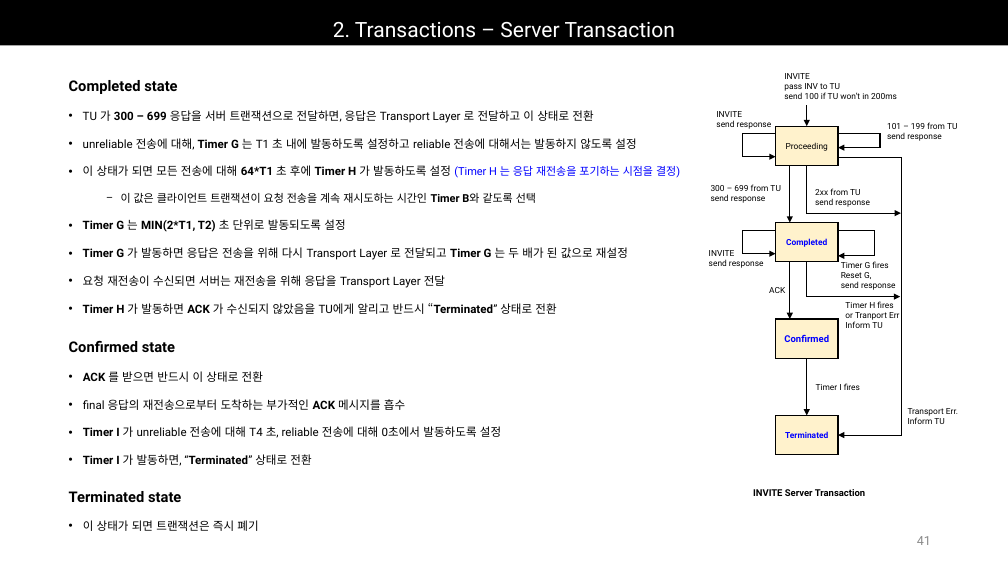
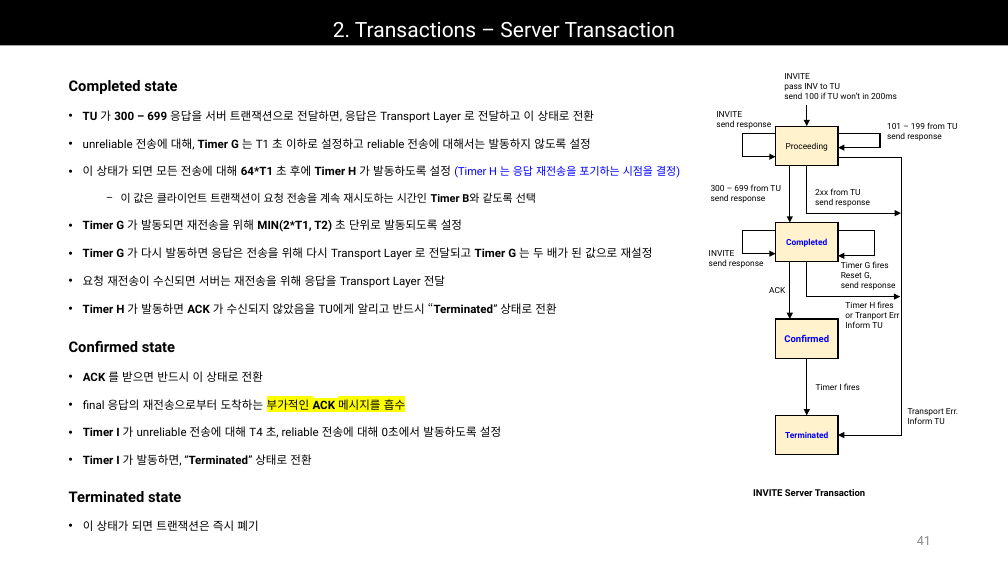
Before and after one commit to Epsilonely/SIP-Survey, a slide deck: slide 41 of 세미나 3차.pptx. Drawn at 1008x567 pixels with LibreOffice and Linux fonts; fonts in the diff are those of the drawing. Boxes give left, top, right and bottom in pixels: in the first picture for what was removed or moved away, otherwise in the second. Text is boxed around its words. In the diff, an @@ line names an element or a change of style, - is before the commit and + after.

```diff
--- a/세미나 3차.pptx
+++ b/세미나 3차.pptx
@@ text at box(83, 110, 594, 123): bold on in "TU" @@
@@ text at box(83, 138, 591, 150): text changed @@
-• unreliable 전송에 대해, Timer G 는 T1 초 내에 발동하도록 설정하고 reliable 전송에 대해서는 발동하지 않도록 설정
+• unreliable 전송에 대해, Timer G 는 T1 초 이하로 설정하고 reliable 전송에 대해서는 발동하지 않도록 설정
@@ text at box(83, 219, 653, 260): text changed @@
-• Timer G 는 MIN(2*T1, T2) 초 단위로 발동되도록 설정
-• Timer G 가 발동하면 응답은 전송을 위해 다시 Transport Layer 로 전달되고 Timer G 는 두 배가 된 값으로 재설정
+• Timer G 가 발동되면 재전송을 위해 MIN(2*T1, T2) 초 단위로 발동되도록 설정
+• Timer G 가 다시 발동하면 응답은 전송을 위해 다시 Transport Layer 로 전달되고 Timer G 는 두 배가 된 값으로 재설정
@@ text at box(83, 399, 405, 413): highlight none to #FFFF00 in "부가적인 ACK 메시지를 흡수" @@
```
Also in this commit, not shown: 8 other slides changed, 2 slides removed, 1 other file.
